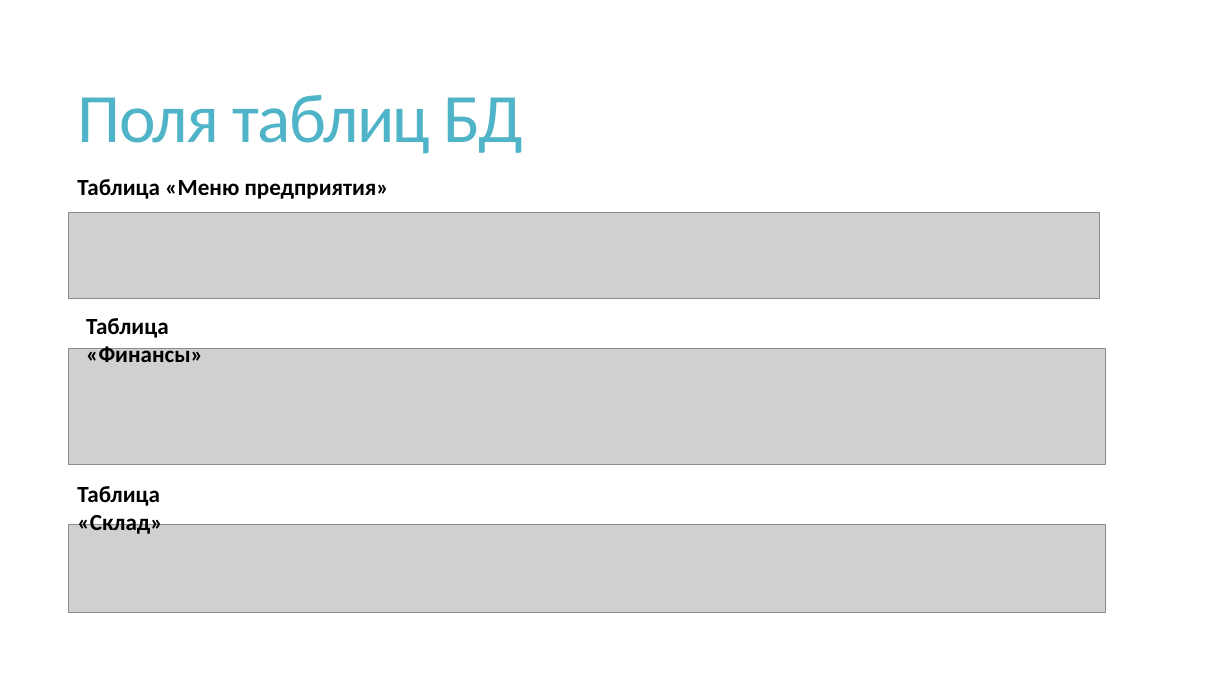
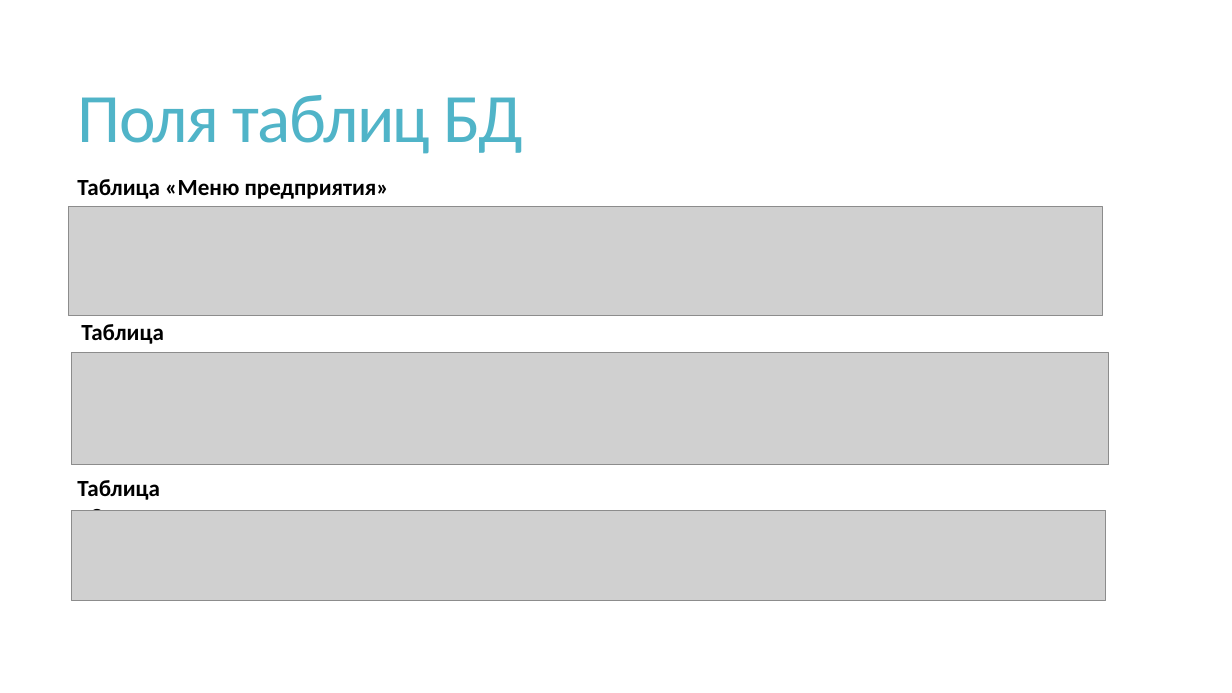
Before and after one commit to prog-kkkmt/p1-17, a slide deck: slide 6 of Курсовой проект/КУРСОВОЙ ПРОЕКТ.pptx. Drawn at 1232x693 pixels with LibreOffice and Linux fonts; fonts in the diff are those of the drawing; grey boxes stand for pictures. Boxes give left, top, right and bottom in pixels: in the first picture for what was removed or moved away, otherwise in the second. Text is boxed around its words. In the diff, an @@ line names an element or a change of style, - is before the commit and + after.

```diff
--- a/Курсовой проект/КУРСОВОЙ ПРОЕКТ.pptx
+++ b/Курсовой проект/КУРСОВОЙ ПРОЕКТ.pptx
@@ picture: place and size @@
-picture at (68,212,1100,299)
+picture at (68,207,1103,316)
@@ text "Таблица «Финансы»" rewrapped from (86,318,203,362) to (81,324,198,353) @@
@@ picture: place and size @@
-picture at (68,348,1106,465)
+picture at (71,352,1109,465)
@@ text "Таблица «Склад»" rewrapped from (77,486,162,534) to (77,480,162,511) @@
@@ picture: place and size @@
-picture at (68,525,1106,613)
+picture at (71,510,1106,601)
```
Also in this commit, not shown: 3 other slides changed, 15 other files.
